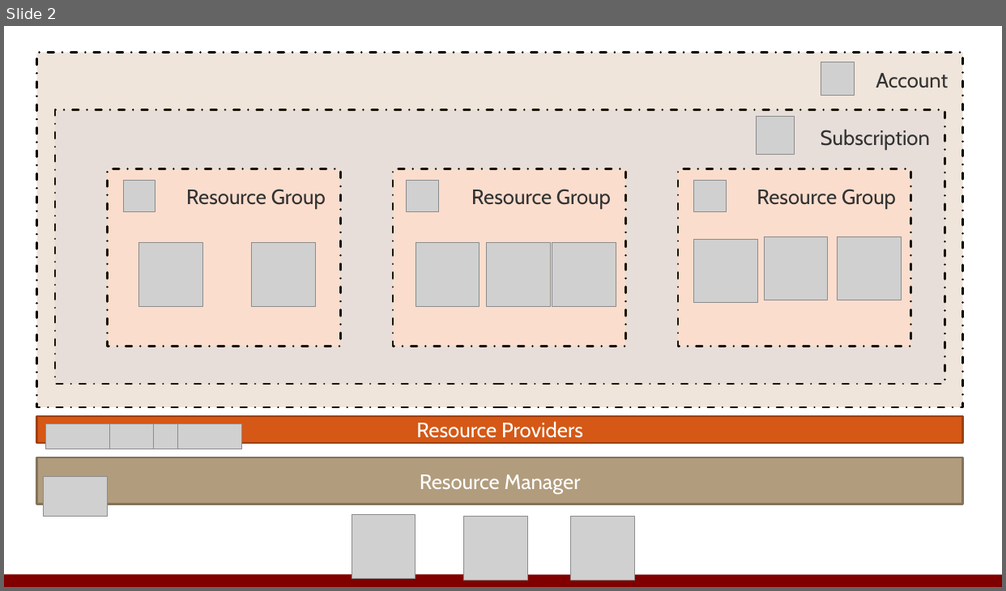
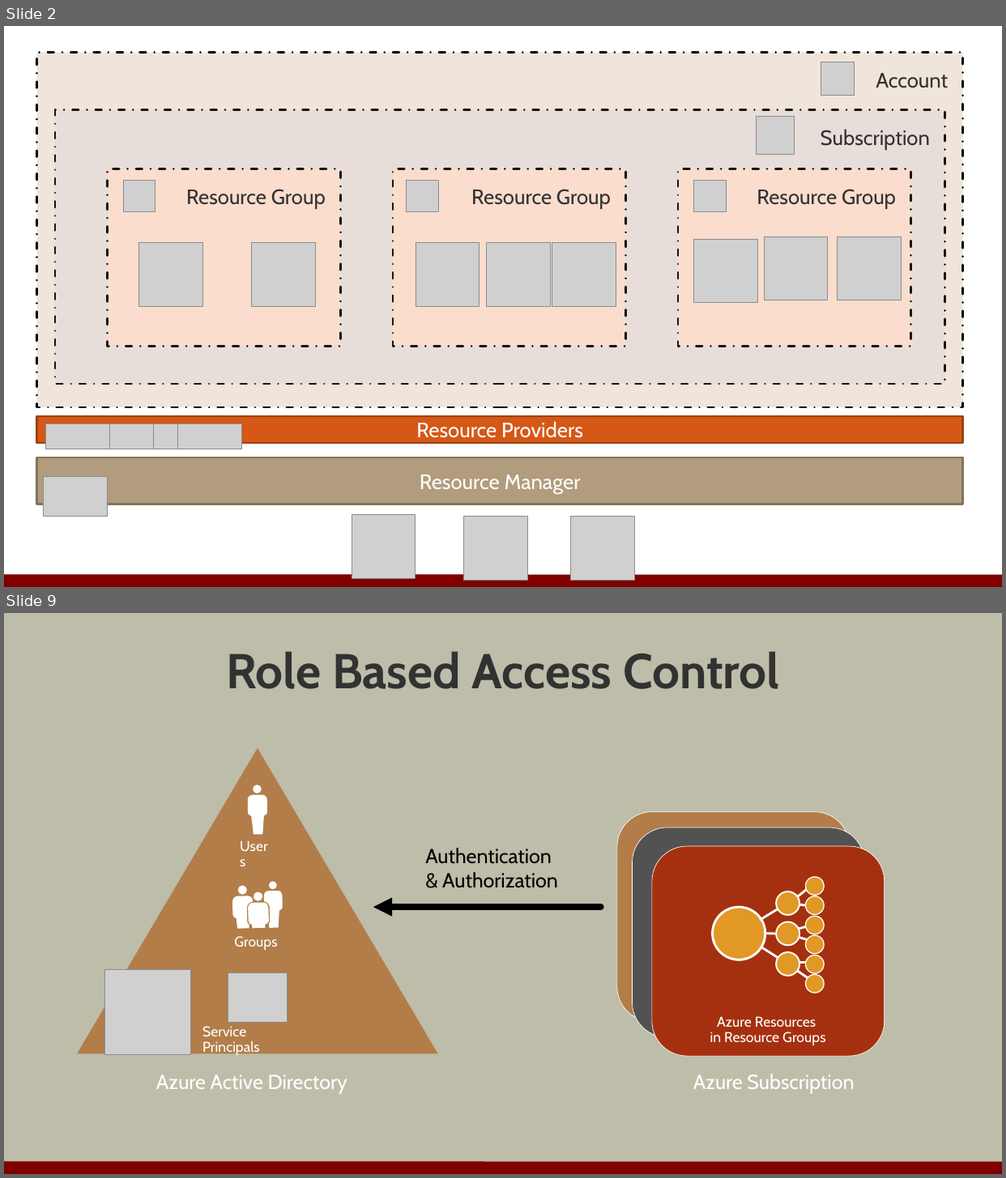
Before and after one commit to OdeToCode/classes, a slide deck: azure/secure-services-m2-automation.pptx. Shown one above the other, each under a label of ours: slide 2 before the commit, slides 2 and 9 after it; the slides between them are not shown. The pictures are 1006x591 and 1006x1178 pixels, drawn with LibreOffice and Linux fonts; fonts in the diff are those of the drawing; grey boxes stand for pictures; background and template pictures are left out. Boxes give left, top, right and bottom in pixels: in the first picture for what was removed or moved away, otherwise in the second. Text is boxed around its words. In the diff, an @@ line names an element or a change of style, - is before the commit and + after.

Commit message:
updated azure content

```diff
--- a/azure/secure-services-m2-automation.pptx
+++ b/azure/secure-services-m2-automation.pptx
@@ slide 9 added at (x1=4, y1=613, x2=1002, y2=1174), background #BDBDA9; not listed: 1 template element that a slide beside it also shows @@
@@ title added at (x1=226, y1=651, x2=780, y2=689), 47.1 pt, text #323232, bold @@
+Role Based Access Control
@@ text added at (x1=425, y1=848, x2=558, y2=888), 19.6 pt, text #000000 @@
+Authentication
+& Authorization
@@ arrow added from (601, 907) to (373, 907), #000000 6 pt @@
@@ picture added at (x1=105, y1=970, x2=190, y2=1054) @@
@@ group added at (x1=617, y1=812, x2=884, y2=1056): 10 ellipses, 9 lines, 3 rounded rectangles, 1 text @@
+Azure Resources
+in Resource Groups
@@ group added at (x1=78, y1=748, x2=438, y2=1056): 3 texts, 2 freeform shapes, 1 triangle, 1 picture @@
+Users
+Groups
+Service Principals
@@ text added at (x1=693, y1=1074, x2=854, y2=1094), 19.6 pt, text #FFFFFF @@
+Azure Subscription
@@ text added at (x1=156, y1=1075, x2=347, y2=1094), 19.6 pt, text #FFFFFF @@
+Azure Active Directory
```
Also in this commit, not shown: 18 other slides added, 4 other files.
